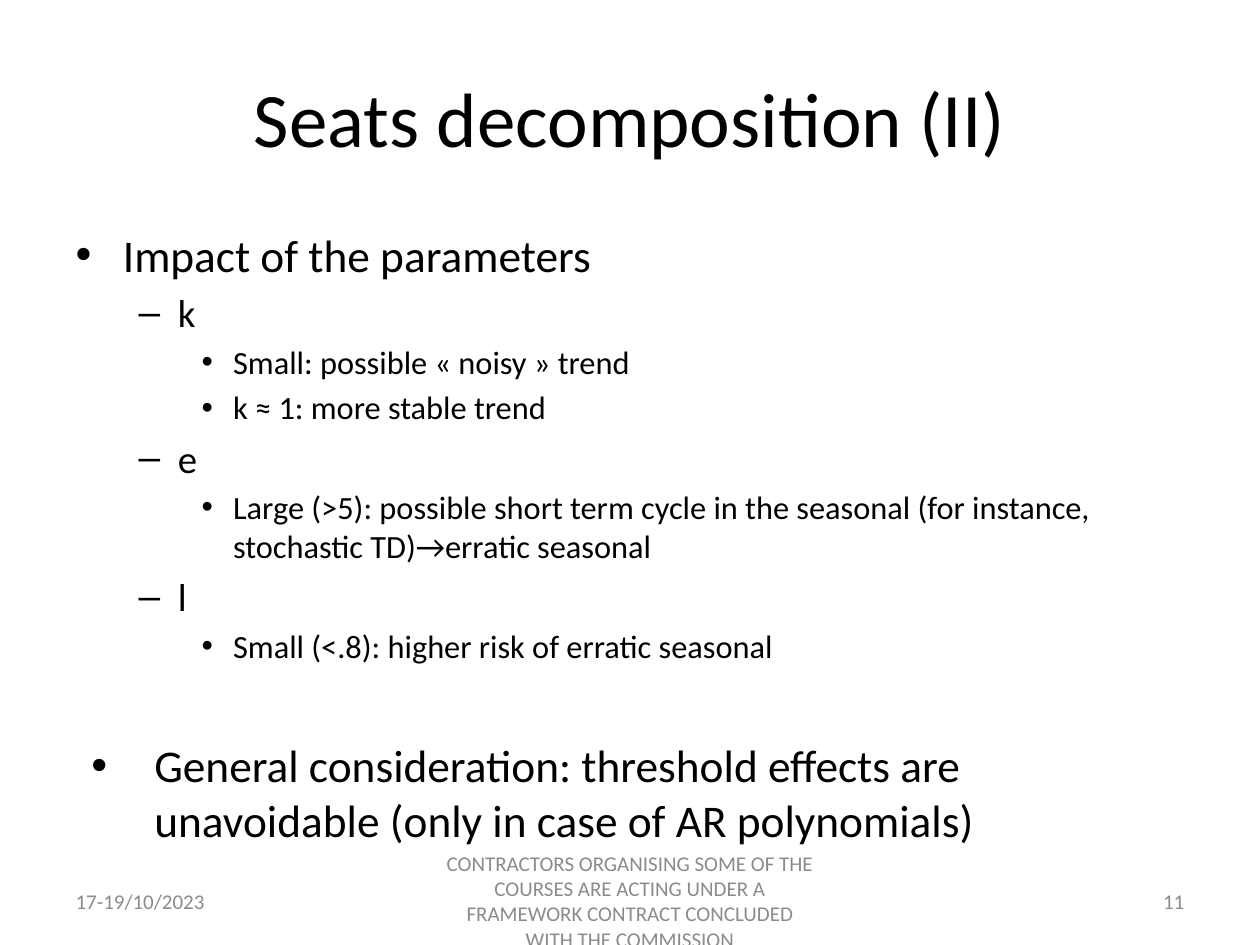
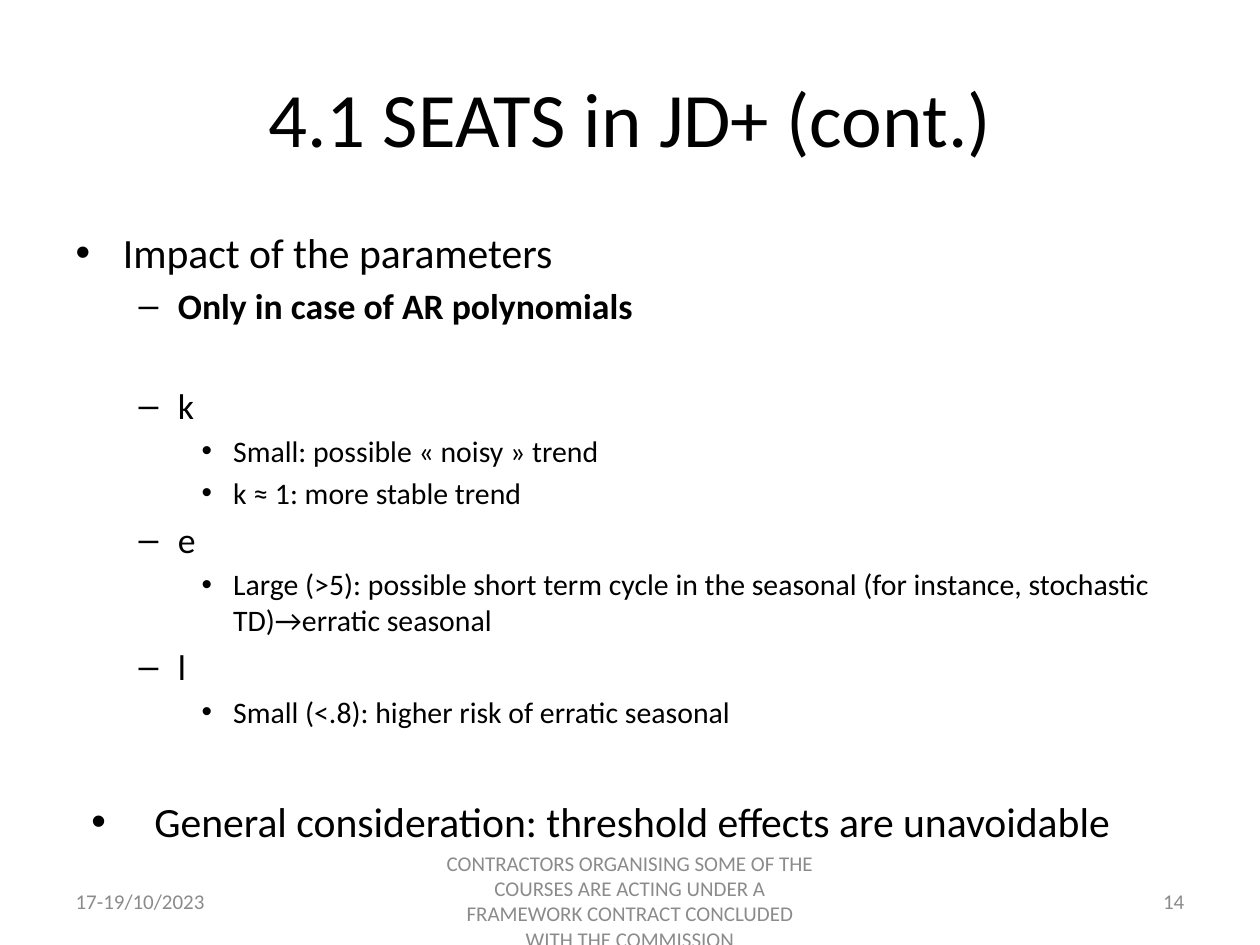
Before and after one commit to palatej/estp2023, a slide deck: slide 14 of Presentations/2.2 JD+_SEATS.pptx (slide 11 before the commit). Drawn at 1260x945 pixels with LibreOffice and Linux fonts; fonts in the diff are those of the drawing. Boxes give left, top, right and bottom in pixels: in the first picture for what was removed or moved away, otherwise in the second. Text is boxed around its words. In the diff, an @@ line names an element or a change of style, - is before the commit and + after.

```diff
--- a/Presentations/2.2 JD+_SEATS.pptx
+++ b/Presentations/2.2 JD+_SEATS.pptx
@@ title at [268,91,991,158]: text changed @@
-Seats decomposition (II)
+4.1 SEATS in JD+ (cont.)
@@ text at [123,239,1149,728]: size 25.9 to 23.8 pt in "Impact of the parameters"; size 22.2 to 20.4 pt in "k", "e", "l"; size 18.5 to 17 pt in "Small: possible « noisy » trend", "k ≈ 1: more stable trend", "Large (>5): possible short term cycle in ...", "Small (<.8): higher risk of erratic seasonal" @@
@@ text at [178,294,633,325]: paragraph added @@
+  – Only in case of AR polynomials
@@ text at [154,808,1110,838]: text changed; size 25.9 to 23.8 pt @@
-• General consideration: threshold effects are unavoidable (only in case of AR polynomials)
+• General consideration: threshold effects are unavoidable
@@ page number at [1163,895,1184,909]: text changed @@
-11
+14
```
Also in this commit, not shown: 12 other slides changed, 4 slides added, 7 other files.
